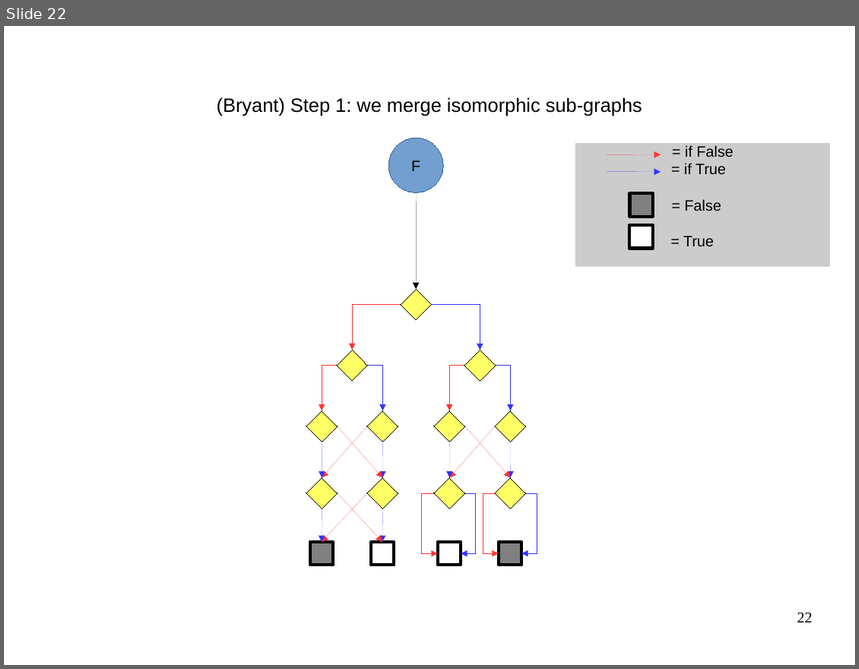
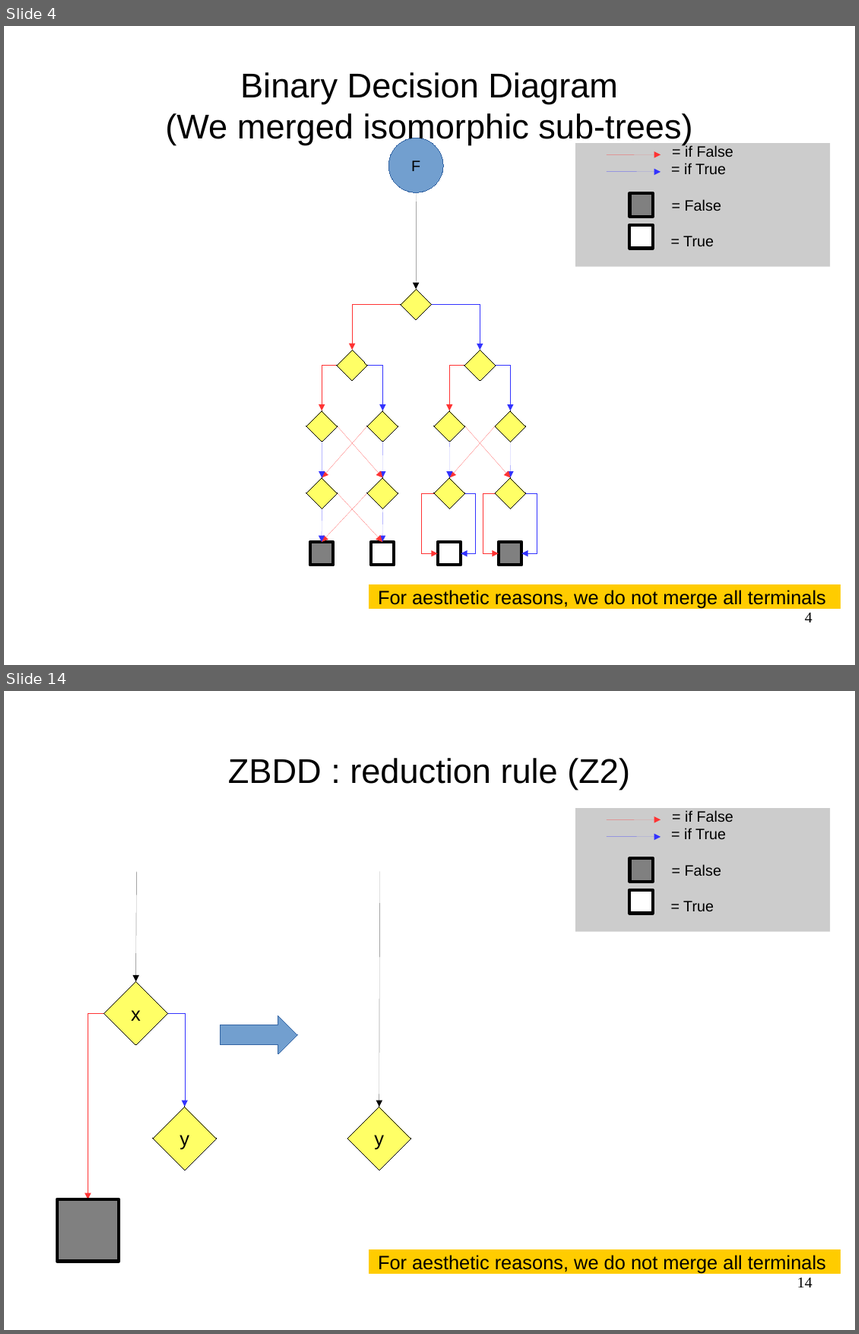
Before and after one commit to FenouilletLucas/DAGaml, a slide deck: doc/2017-06-19-odp/final.odp. Shown one above the other, each under a label of ours: slide 22 before the commit, slides 4 and 14 after it; the slides between them are not shown. The pictures are 859x669 and 859x1334 pixels, drawn with LibreOffice and Linux fonts; fonts in the diff are those of the drawing. Boxes give left, top, right and bottom in pixels: in the first picture for what was removed or moved away, otherwise in the second. Text is boxed around its words. In the diff, an @@ line names an element or a change of style, - is before the commit and + after.

```diff
--- a/doc/2017-06-19-odp/final.odp
+++ b/doc/2017-06-19-odp/final.odp
@@ slide 14 added at box(4, 691, 855, 1330), background #FFFFFF @@
@@ title added at box(228, 758, 630, 790), 32 pt, text #000000 @@
+ZBDD : reduction rule (Z2)
@@ rectangle added at box(576, 807, 830, 931), fill #CCCCCC, 14 pt, text #000000 @@
+= if False
+= if True
+= False
+= True
@@ arrow added from (607, 819) to (661, 819), #FF3333 0 pt @@
@@ arrow added from (607, 837) to (661, 837), #3333FF 0 pt @@
@@ arrow added from (137, 872) to (136, 981), #000000 0 pt @@
@@ arrow added from (379, 872) to (379, 1107), #000000 0 pt @@
@@ rectangle added at box(629, 858, 653, 881), fill #808080, outline #000000 3 pt @@
@@ rectangle added at box(629, 890, 653, 914), fill #FFFFFF, outline #000000 3 pt @@
@@ diamond added at box(104, 981, 167, 1044), fill #FFFF66, outline #000000 0 pt, 18 pt, text #000000 @@
+x
@@ elbow arrow added from (104, 1013) to (88, 1199), #FF3333 0 pt @@
@@ elbow arrow added from (167, 1013) to (185, 1107), #3333FF 0 pt @@
@@ right arrow added at box(221, 1016, 297, 1054), fill #729FCF, outline #3465A4 0 pt @@
@@ diamond added at box(153, 1107, 216, 1170), fill #FFFF66, outline #000000 0 pt, 18 pt, text #000000 @@
+y
@@ diamond added at box(348, 1107, 411, 1170), fill #FFFF66, outline #000000 0 pt, 18 pt, text #000000 @@
+y
@@ rectangle added at box(57, 1199, 119, 1261), fill #808080, outline #000000 3 pt @@
@@ rectangle added at box(370, 1250, 841, 1273), fill #FFCC00, outline #FFCC00 0 pt, 18 pt, text #000000 @@
+For aesthetic reasons, we do not merge all terminals
@@ page number added at box(797, 1278, 813, 1288), 14 pt, text #000000 @@
+14
@@ what was slide 22 is now slide 4 @@
@@ slide 4 changed as well @@
@@ title at box(165, 72, 693, 145): text changed; size 18 to 32 pt @@
-(Bryant) Step 1: we merge isomorphic sub-graphs
+Binary Decision Diagram
+(We merged isomorphic sub-trees)
@@ rectangle added at box(370, 585, 841, 608), fill #FFCC00, outline #FFCC00 0 pt, 18 pt, text #000000 @@
+For aesthetic reasons, we do not merge all terminals
@@ page number at box(805, 613, 813, 623): text changed @@
-22
+4
```
Also in this commit, not shown: 12 other slides changed, 43 other slides added, 21 slides removed.
